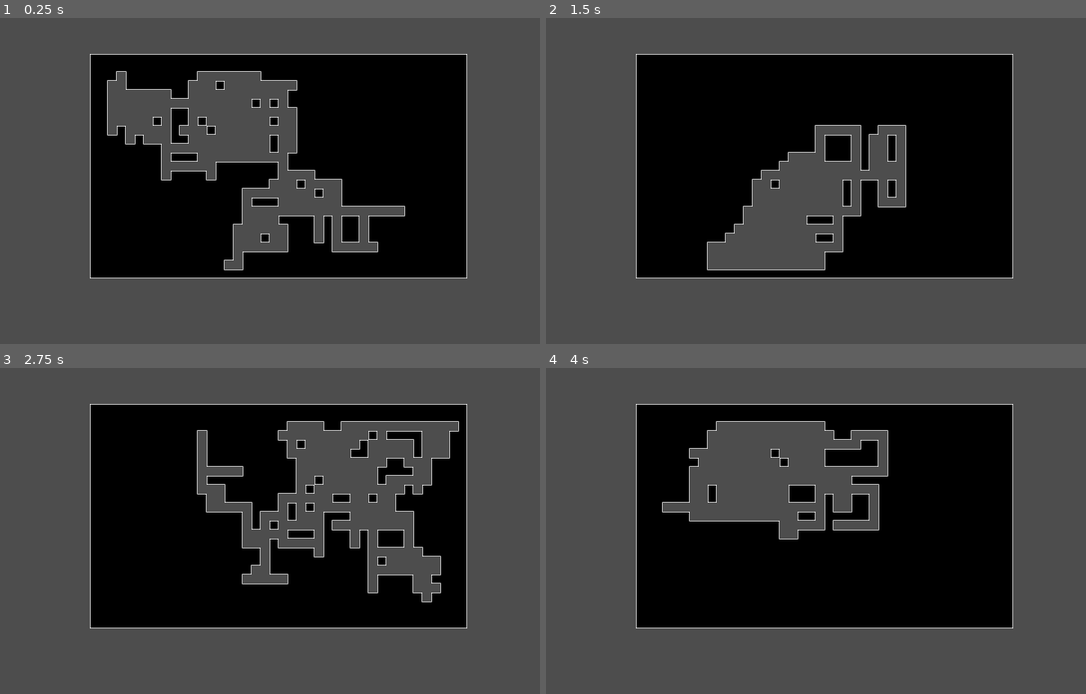
Above: before the commit, frames 1-4 (two rows, left to right).
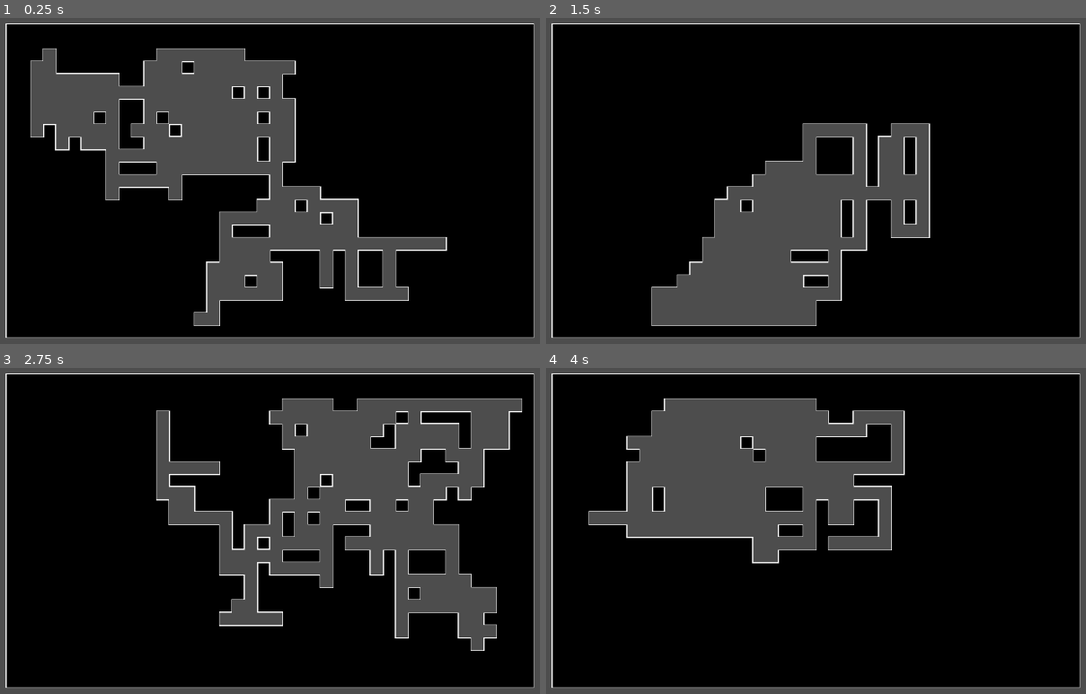
Above: after the commit, the same moments.

Repository: Game-Jam-24/Dungeons-of-Apathy
Game: Godot game, scene res://Scenes/dungeon.tscn
The game is run twice, just before and just after one commit, with the same random seed, the same clock (stepped at 60 frames per second) and the same inputs. The project has no main scene, so this scene is started directly.
Inputs:
- Up to frame 1 (0.25 s): no input
- Up to frame 2 (1.5 s): tap Enter (ui_accept) at 0.5, 1.35 s; hold Right (ui_right) 0.53-1.28 s; hold Enter (ui_accept) 0.53-1.28 s; hold Down (ui_down) from 1.28 s (still down)
- Up to frame 3 (2.75 s): tap Enter (ui_accept) at 1.52, 1.82 s; release Down (ui_down) at 2.03 s; hold Right (ui_right) from 2.03 s (still down); hold Enter (ui_accept) from 2.03 s (still down)
- Up to frame 4 (4 s): release Right (ui_right) at 2.78 s; release Enter (ui_accept) at 2.78 s; hold Up (ui_up) 2.78-3.53 s; tap Enter (ui_accept) at 2.85, 3.02, 3.32 s; hold Left (ui_left) from 3.53 s (still down); hold Enter (ui_accept) from 3.53 s (still down)

The runs differ from the first frame. In frame 1, 55% of the frame differs, in the area x 0-100%, y 1-99%; in frame 2, 49%; in frame 3, 60%; in frame 4, 57%.

Commit message:
Stuff fixed

Diff:
--- /dev/null
+++ b/Assets/Sprites/Apathy Spread/ApathyTile2Set.tres
@@ -0,0 +1,27 @@
+[gd_resource type="TileSet" load_steps=3 format=3 uid="uid://vltqoasrcuec"]
+
+[ext_resource type="Texture2D" uid="uid://ckxbw2k7tvukx" path="res://Assets/Sprites/Apathy Spread/ApathyTile2.jpg" id="1_qr4uj"]
+
+[sub_resource type="TileSetAtlasSource" id="TileSetAtlasSource_nten0"]
+texture = ExtResource("1_qr4uj")
+texture_region_size = Vector2i(4, 4)
+0:0/0 = 0
+1:0/0 = 0
+2:0/0 = 0
+3:0/0 = 0
+3:1/0 = 0
+3:2/0 = 0
+2:2/0 = 0
+2:1/0 = 0
+1:1/0 = 0
+0:1/0 = 0
+0:2/0 = 0
+0:3/0 = 0
+1:3/0 = 0
+2:3/0 = 0
+3:3/0 = 0
+1:2/0 = 0
+
+[resource]
+tile_size = Vector2i(4, 4)
+sources/1 = SubResource("TileSetAtlasSource_nten0")
--- a/CellMatrix.gd
+++ /dev/null
@@ -1,3 +0,0 @@
-extends Node
-
-var matrix = [[]]
--- a/Scenes/dungeon.tscn
+++ b/Scenes/dungeon.tscn
@@ -11,10 +11,9 @@
 tile_set = ExtResource("1_xi1ij")
 format = 2
 layer_0/name = "Background"
-layer_0/enabled = false
 layer_1/name = "Foreground"
 layer_1/tile_data = PackedInt32Array(1441832, 131072, 1, 1376296, 131072, 1, 1310760, 131072, 1, 1245224, 131072, 1, 11 …(18859 unchanged characters)…
 
 [node name="Camera2D" type="Camera2D" parent="."]
-position = Vector2(640, 416)
-zoom = Vector2(0.5, 0.5)
+position = Vector2(662, 365)
+zoom = Vector2(0.7, 0.7)
--- a/Scripts/dungeon.gd
+++ b/Scripts/dungeon.gd
@@ -11,7 +11,7 @@
 	var walker = Walker.new(borders.get_center(), borders)
 	var map = walker.walk(500)
 	walker.queue_free()
-	tileMap.set_cells_terrain_connect(1,map,0,-1)
+	tileMap.set_cells_terrain_connect(1, map, 0, -1)
 
 func _input(event):
 	if event.is_action_pressed("ui_accept") and GlobalVariables.DEBUG:
--- a/ThingSpread.tscn
+++ b/ThingSpread.tscn
@@ -1,14 +1,18 @@
 [gd_scene load_steps=3 format=3 uid="uid://csgf5ed6bwq1o"]
 
-[ext_resource type="TileSet" uid="uid://b80oj70dj3fip" path="res://Assets/Tileset/SimpleTileset.tres" id="1_vmws2"]
+[ext_resource type="TileSet" uid="uid://vltqoasrcuec" path="res://Assets/Sprites/Apathy Spread/ApathyTile2Set.tres" id="1_51n64"]
 [ext_resource type="Script" path="res://ThingSpreadGen.gd" id="3_g56uk"]
 
 [node name="TileMap" type="TileMap"]
 texture_filter = 1
-tile_set = ExtResource("1_vmws2")
-cell_quadrant_size = 4
+tile_set = ExtResource("1_51n64")
+rendering_quadrant_size = 4
 format = 2
 layer_0/name = "Spread"
 script = ExtResource("3_g56uk")
 
 [node name="Timer" type="Timer" parent="."]
+
+[node name="Camera2D" type="Camera2D" parent="."]
+position = Vector2(132, 76)
+zoom = Vector2(3, 3)
--- a/ThingSpreadGen.gd
+++ b/ThingSpreadGen.gd
@@ -18,7 +18,7 @@
 
 func generate_apathy_seeds():
 		for spawnerNum in spawnerNumProbability[randf_range(0,spawnerNumProbability.size())]:
-			tilemap.set_cell(0, apathySeedSpawn, 4, atlasCoordsArray)
+			tilemap.set_cell(0, apathySeedSpawn, 1, atlasCoordsArray)
 			apathySeedSpawn = Vector2i(randf_range(0,40), randf_range(0,22))
 			x = apathySeedSpawn.x
 			y = apathySeedSpawn.y
@@ -27,3 +27,7 @@
 func _process(delta):
 	if $Timer.is_stopped() == true:
 		$Timer.start(1)
+
+func _input(event):
+	if event.is_action_pressed("ui_accept") and GlobalVariables.DEBUG:
+		get_tree().reload_current_scene()
--- a/new_script.gd
+++ /dev/null
@@ -1,2 +0,0 @@
-extends Node
-class_name Test
